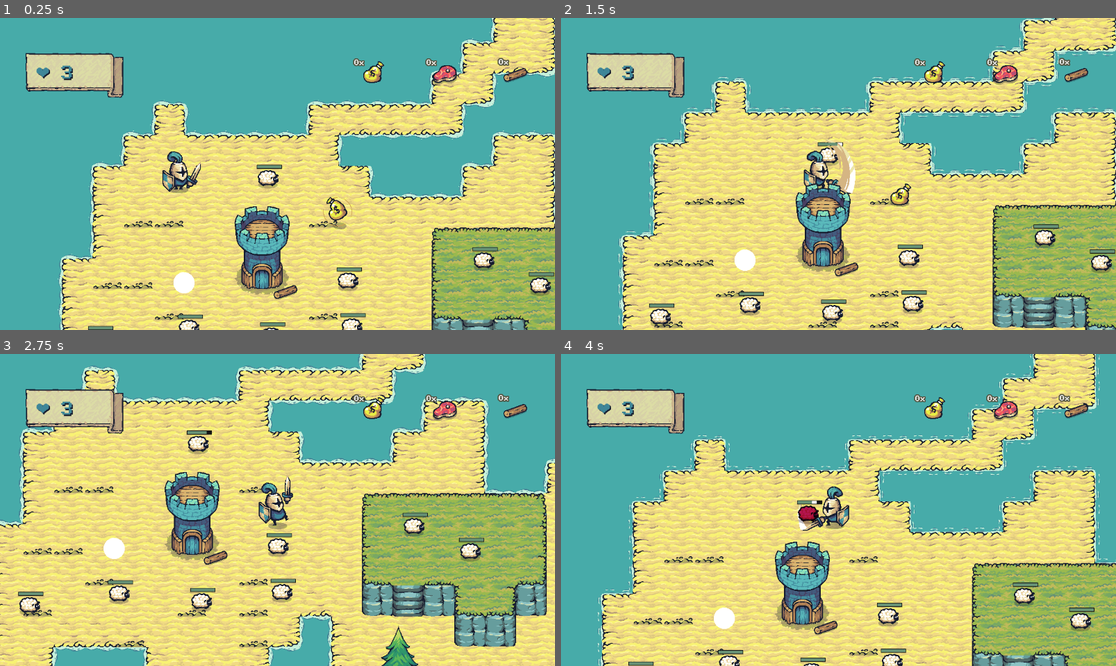
Above: before the commit, frames 1-4 (two rows, left to right).
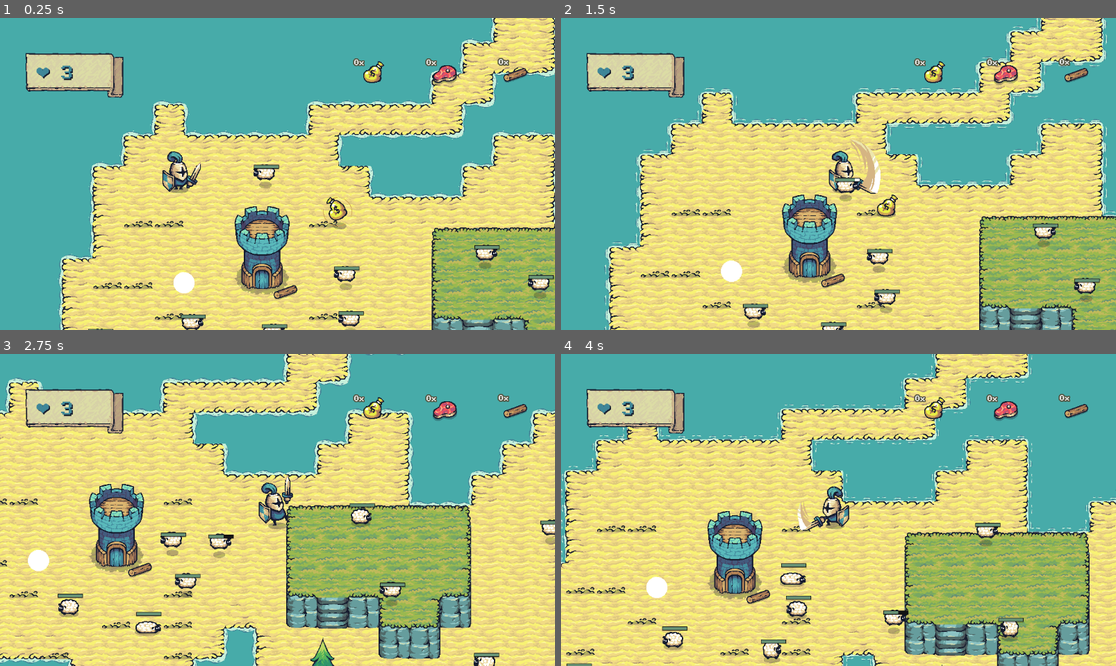
Above: after the commit, the same moments.

Repository: fenath/tower-guard
Game: Godot game, scene res://scenes/main.tscn
Two runs of this game, one before a commit and one after it. Both use one fixed random seed, a clock stepped at 60 frames per second and the inputs below.
Inputs:
- Up to frame 1 (0.25 s): no input
- Up to frame 2 (1.5 s): hold Right (ui_right) 0.53-1.28 s; hold Z (attack) 0.53-1.28 s; hold Down (ui_down) from 1.28 s (still down); tap Z (attack) at 1.35 s
- Up to frame 3 (2.75 s): release Down (ui_down) at 2.03 s; hold Right (ui_right) from 2.03 s (still down); hold Z (attack) from 2.03 s (still down)
- Up to frame 4 (4 s): release Right (ui_right) at 2.78 s; release Z (attack) at 2.78 s; hold Up (ui_up) 2.78-3.53 s; tap Z (attack) at 2.85 s; hold Left (ui_left) from 3.53 s (still down); hold Z (attack) from 3.53 s (still down)

The runs differ from the first frame. In frame 1, 1.6% of the frame differs, in the area x 15-100%, y 46-100%; in frame 2, 37%; in frame 3, 59%, in the area x 0-100%, y 0-100%; in frame 4, 57%.

Commit message:
change hit signal to use attack

Diff:
--- a/scripts/hitbox_component.gd
+++ b/scripts/hitbox_component.gd
@@ -2,9 +2,9 @@
 
 @export var health_component: HealthComponent
 
-signal hit
+signal hit(attack: Attack)
 
 func damage(attack: Attack) -> void:
 	if health_component:
 		health_component.damage(attack)
-	hit.emit()
+	hit.emit(attack)
--- a/scripts/sheep.gd
+++ b/scripts/sheep.gd
@@ -4,11 +4,19 @@
 @onready var hitbox_component: HitboxComponent = $HitboxComponent
 @onready var hit_animation: AnimationPlayer = $HitAnimation
 @onready var drop_items: DropItems = $DropItems
+@onready var sprite: AnimatedSprite2D = $Sprite
+
+@onready var idle: IdleState = $StateMachine/Idle
+@onready var escape: EscapeState = $StateMachine/Escape
+@onready var state_machine: StateMachine = $StateMachine
+
+var last_x: float = 0.0
 
 const SPEED = 150.0
 
-func damage() -> void:
+func damage(attack: Attack) -> void:
 	hit_animation.play('hit')
+	state_machine.change_to(escape.name)
 
 func die() -> void:
 	drop_items.drop_items()
@@ -18,3 +26,24 @@
 func _ready() -> void:
 	hitbox_component.hit.connect(damage)
 	health_component.die.connect(die)
+	escape.escaped.connect(_on_escaped)
+
+
+func _on_escaped() -> void:
+	state_machine.change_to(idle.name)
+
+func _physics_process(_delta: float) -> void:
+	move_and_slide()
+
+	if velocity.length() > 0:
+		sprite.play('walk')
+	elif velocity.length() == 0:
+		sprite.play('idle')
+
+	# Verifica se houve mudança de direção no eixo X
+	if velocity.x != 0 and sign(velocity.x) != sign(last_x):
+		sprite.flip_h = (velocity.x < 0)  # True se estiver indo para a esquerda
+
+	# Atualiza o último valor de direção no eixo X
+	if velocity.x != 0:
+		last_x = velocity.x
